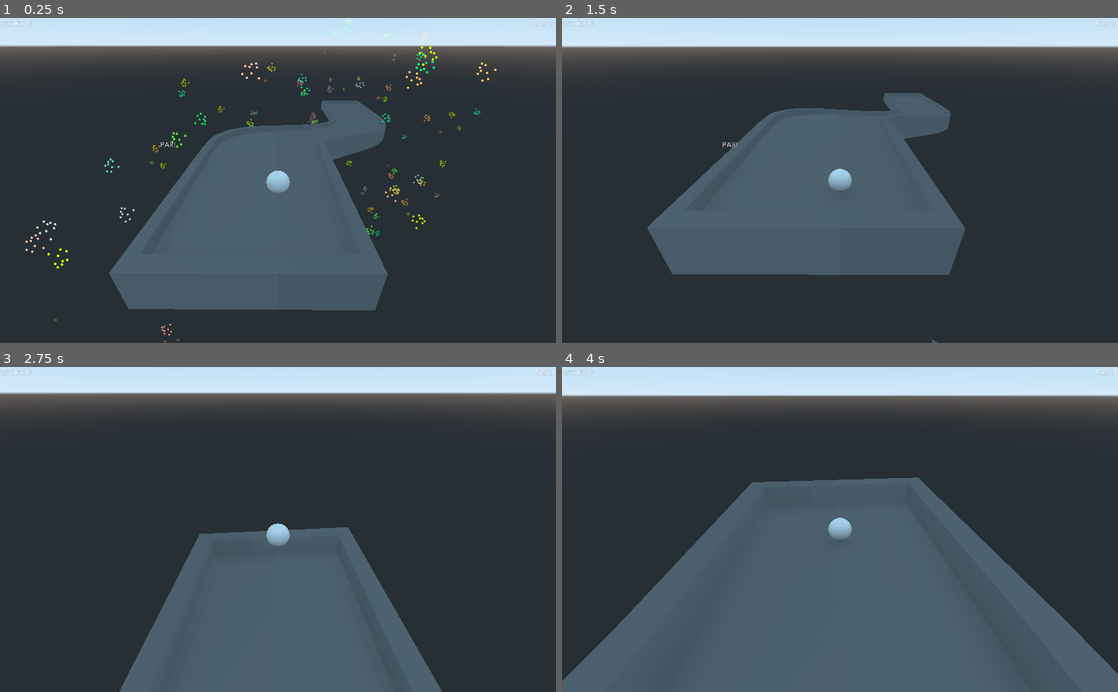
Above: before the commit, frames 1-4 (two rows, left to right).
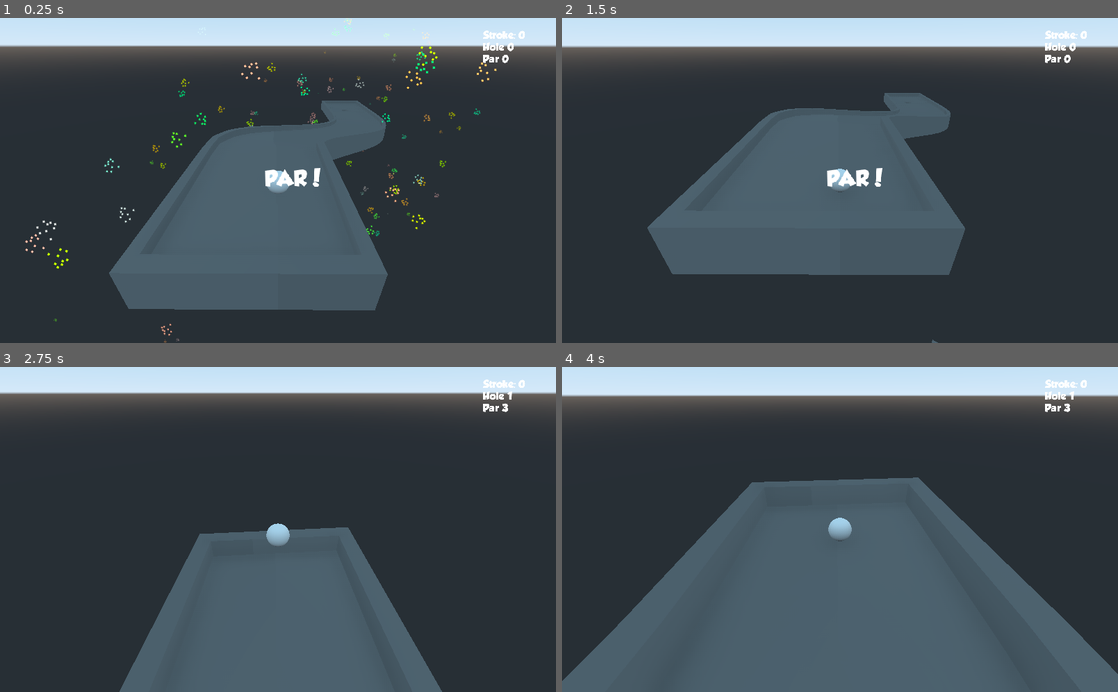
Above: after the commit, the same moments.

Repository: SlashScreen/golf
Game: Godot game, scene res://Levels/test_level.tscn
Two runs of this game, one before a commit and one after it. Both use one fixed random seed, a clock stepped at 60 frames per second and the inputs below.
Inputs (mouse positions are in pixels of both pictures, inside the frame that each line leads up to):
- Up to frame 1 (0.25 s): no input
- Up to frame 2 (1.5 s): move the mouse to (962, 164) at 0.52 s; click (962, 164) at 0.67 s; tap Enter at 1.25 s; move the mouse to (728, 196) at 1.27 s; click (728, 196) at 1.42 s
- Up to frame 3 (2.75 s): tap Space at 2 s; move the mouse to (333, 458) at 2.02 s; click (333, 458) at 2.17 s
- Up to frame 4 (4 s): move the mouse to (812, 594) at 2.77 s; click (812, 594) at 2.92 s; move the mouse to (1006, 578) at 3.52 s; click (1006, 578) at 3.67 s

The runs differ from the first frame. In frame 1, 0.7% of the frame differs, in the area x 0-100%, y 0-52%; in frame 2, 0.7%; in frame 3, 0.3%; in frame 4, 0.3%.
Error in both runs: Invalid get index 'position' (on base: 'InputEventKey'). (res://Scripts/Arrow.gd:17)

Commit message:
added font. NTS: put in credits. also rearranged the HUD

Diff:
--- /dev/null
+++ b/Misc/Grobold_Font.tres
@@ -0,0 +1,7 @@
+[gd_resource type="DynamicFont" load_steps=2 format=2]
+
+[ext_resource path="res://assets/fonts/GROBOLD.ttf" type="DynamicFontData" id=1]
+
+[resource]
+size = 36
+font_data = ExtResource( 1 )
--- a/Misc/Hud_Theme.tres
+++ b/Misc/Hud_Theme.tres
@@ -1,3 +1,6 @@
-[gd_resource type="Theme" format=2]
+[gd_resource type="Theme" load_steps=2 format=2]
+
+[ext_resource path="res://Misc/Grobold_Font.tres" type="DynamicFont" id=1]
 
 [resource]
+default_font = ExtResource( 1 )
--- a/Objects/HUD.tscn
+++ b/Objects/HUD.tscn
@@ -9,25 +9,40 @@
 script = ExtResource( 1 )
 
 [node name="Par" type="Label" parent="."]
-margin_left = 982.184
-margin_top = 3.74514
-margin_right = 1022.18
-margin_bottom = 34.7451
+margin_left = 888.559
+margin_top = 68.0
+margin_right = 967.559
+margin_bottom = 105.0
+rect_scale = Vector2( 0.5, 0.5 )
 theme = ExtResource( 2 )
-text = "PAR:
+text = "Par
 "
-align = 1
 
 [node name="Stroke" type="Label" parent="."]
-margin_left = 2.25607
-margin_top = 3.51515
-margin_right = 100.256
-margin_bottom = 51.5152
+margin_left = 890.0
+margin_top = 23.9842
+margin_right = 988.0
+margin_bottom = 43.9842
+rect_scale = Vector2( 0.5, 0.5 )
 theme = ExtResource( 2 )
+text = "Stroke"
 
 [node name="Victory" type="Label" parent="."]
-margin_left = 295.467
-margin_top = 227.83
-margin_right = 698.467
-margin_bottom = 394.83
+margin_left = 400.0
+margin_top = 268.0
+margin_right = 680.0
+margin_bottom = 332.0
+theme = ExtResource( 2 )
+text = "Victory!"
+align = 1
+valign = 1
 uppercase = true
+
+[node name="Hole" type="Label" parent="."]
+margin_left = 889.0
+margin_top = 45.8977
+margin_right = 957.0
+margin_bottom = 62.8977
+rect_scale = Vector2( 0.5, 0.5 )
+theme = ExtResource( 2 )
+text = "Hole"
--- a/Scripts/HUD.gd
+++ b/Scripts/HUD.gd
@@ -5,10 +5,12 @@
 func _ready():
 	get_tree().get_root().get_node("Signal_Router").connect("on_won",self,"_on_hole")
 	get_tree().get_root().get_node("Signal_Router").connect("clearHud",self,"_clear")
+	_clear()
 
 func _process(delta): #set text
 	get_node("Stroke").set_text("Stroke: "+str(game_vars.currentScore))
-	get_node("Par").set_text("PAR "+ str(game_vars.par))
+	get_node("Par").set_text("Par "+ str(game_vars.par))
+	get_node("Hole").set_text("Hole "+ str(game_vars.hole))
 
 func _on_hole():
 	#Set text based on score vs par relationship
Binary file added: assets/fonts/GROBOLD.ttf
